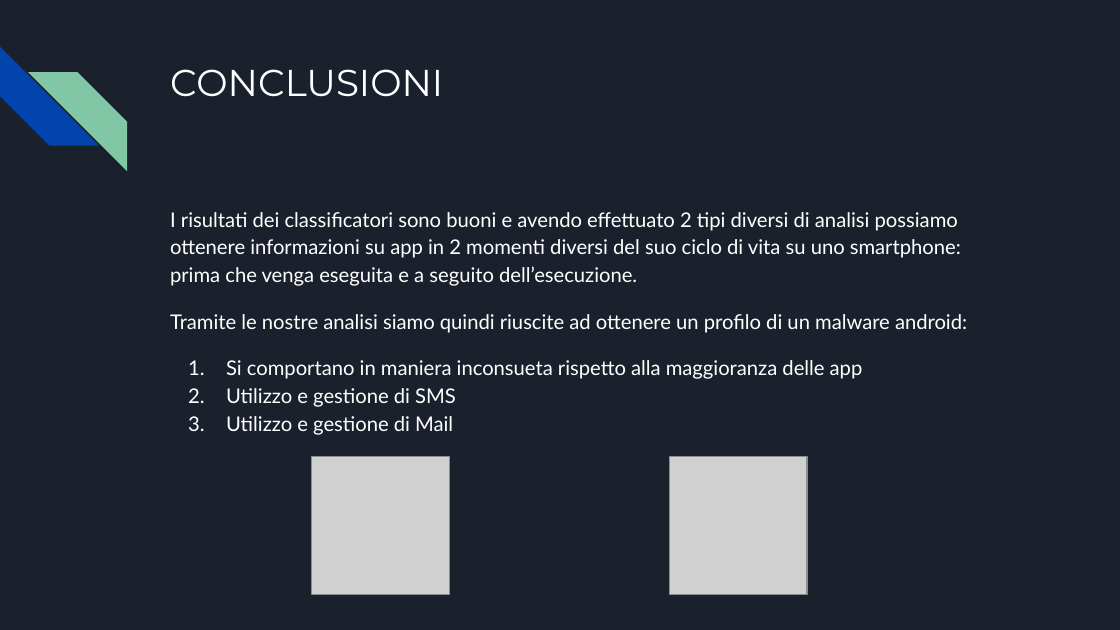
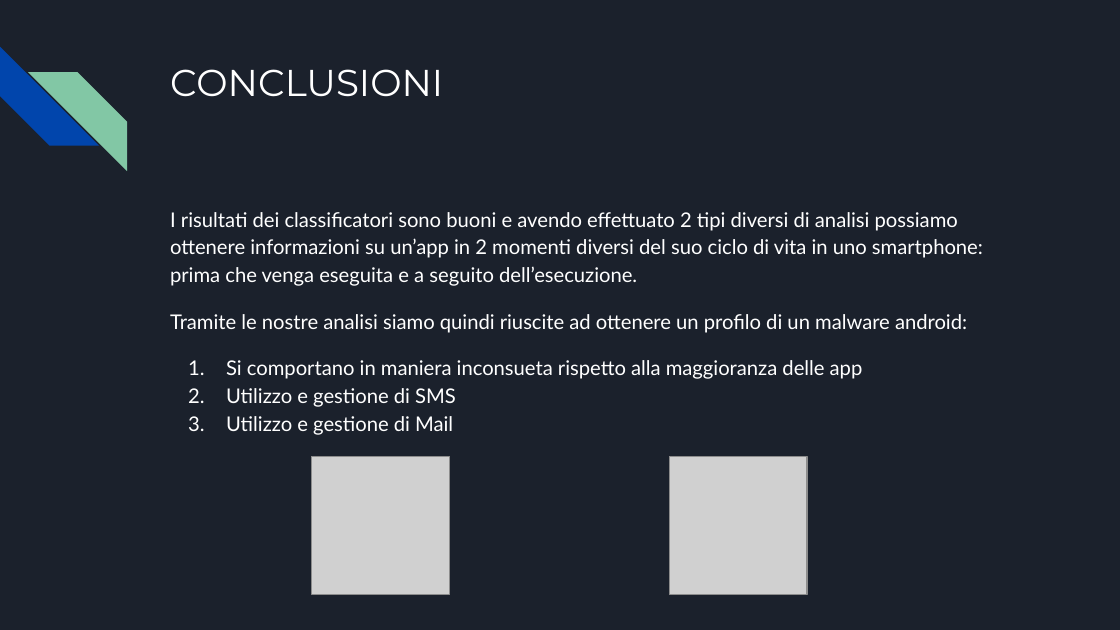
Before and after one commit to MattiaMainini/ProgettoBigData, a slide deck: slide 13 of PRESENTAZIONE BIG DATA.pptx. Drawn at 1120x630 pixels with LibreOffice and Linux fonts; fonts in the diff are those of the drawing; grey boxes stand for pictures. Boxes give left, top, right and bottom in pixels: in the first picture for what was removed or moved away, otherwise in the second. Text is boxed around its words. In the diff, an @@ line names an element or a change of style, - is before the commit and + after.

```diff
--- a/PRESENTAZIONE BIG DATA.pptx
+++ b/PRESENTAZIONE BIG DATA.pptx
@@ text at (170, 212, 983, 286): text changed @@
-I risultati dei classificatori sono buoni e avendo effettuato 2 tipi diversi di analisi possiamo ottenere informazioni su app in 2 momenti diversi del suo ciclo di vita su uno smartphone: prima che venga eseguita e a seguito dell’esecuzione.
+I risultati dei classificatori sono buoni e avendo effettuato 2 tipi diversi di analisi possiamo ottenere informazioni su un’app in 2 momenti diversi del suo ciclo di vita in uno smartphone: prima che venga eseguita e a seguito dell’esecuzione.
```
Also in this commit, not shown: 3 other slides changed.
